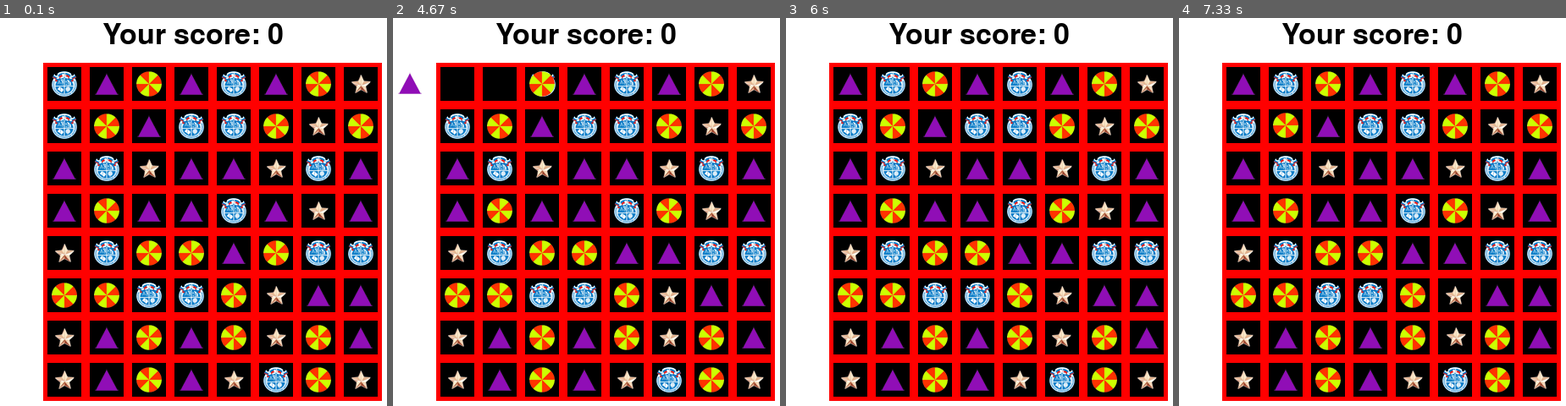
Above: before the commit, frames 1-4 (left to right).
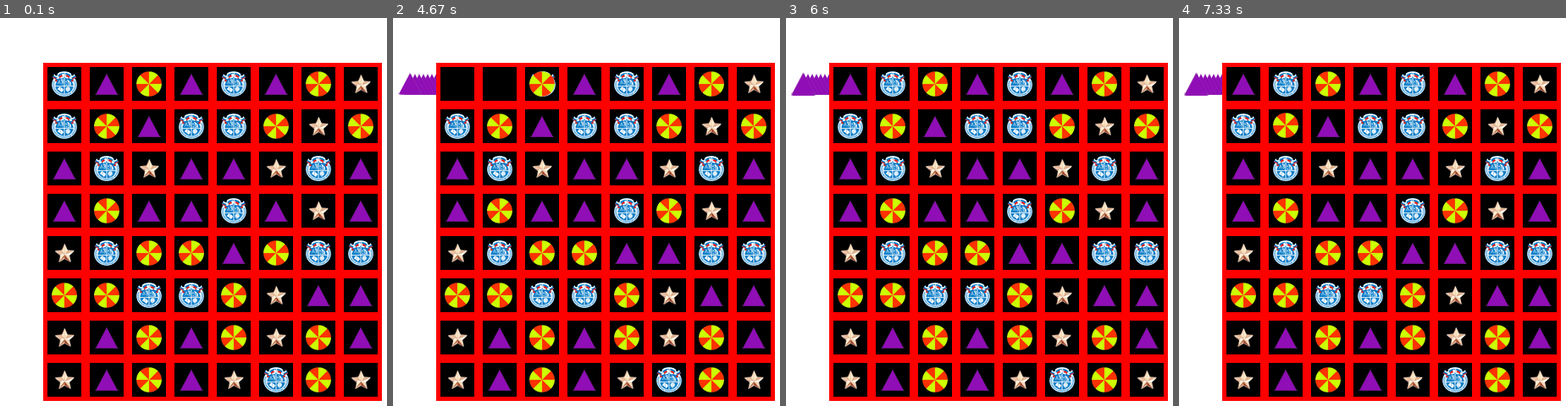
Above: after the commit, the same moments.

Repository: kbogomolov95/ProjectPyGame
Game: pygame game, started from ui.py
Two runs of this game, one before a commit and one after it. Both use one fixed random seed, a clock stepped at 60 frames per second and the inputs below.
Inputs (mouse positions are in pixels of both pictures, inside the frame that each line leads up to):
- Up to frame 1 (0.1 s): no input
- Up to frame 2 (4.67 s): click (648, 188) at 0.38 s; click (439, 115) at 0.72 s; click (656, 243) at 1.55 s; press the mouse at (656, 243) at 1.87 s; move the mouse to (598, 134) at 1.97 s; release the mouse at (540, 25) at 2.1 s; right-click (435, 122) at 2.72 s; click (451, 91) at 3.05 s; click (501, 99) at 3.88 s; click (501, 95) at 4.22 s
- Up to frame 3 (6 s): click (1080, 332) at 5.05 s
- Up to frame 4 (7.33 s): right-click (1186, 99) at 6.38 s; click (1268, 138) at 6.72 s

The runs differ from the first frame. In frame 1, 1.0% of the frame differs, in the area x 26-74%, y 1-7%; in frame 2, 1.3%; in frame 3, 1.5%, in the area x 1-74%, y 1-21%; in frame 4, 1.5%.

Commit message:
респавн рандомных элементов на пустых клетках

Diff:
--- a/ui.py
+++ b/ui.py
@@ -87,29 +87,6 @@
     def get_coords(self, coords):
         return int((coords[0] - X0) / 50), int((coords[1] - Y0) / 50)
 
-class Score():
-    def __init__(self, x0, y0):
-        self.score = 0
-        self.font = pygame.font.Font(None, 50)
-        self.text = self.font.render("Your score: {}".format(self.score), 1, (0, 0, 0))
-        self.text_x = x0
-        self.text_y = y0
-        self.text_w = self.text.get_width()
-        self.text_h = self.text.get_height()
-
-    def draw(self, screen):
-        screen.blit(self.text, (self.text_x, self.text_y))
-        #pygame.draw.rect(screen, (0, 0, 0), (self.text_x - 10, self.text_y - 10,
-        #                                       self.text_w + 20, self.text_h + 20), 1)
-
-    def tick(self, delta):
-        self.score += delta
-        self.text = self.font.render("Your score: {}".format(self.score), 1, (0, 0, 0))
-
-    def set_score(self, score):
-        self.score = score
-        self.text = self.font.render("Your score: {}".format(self.score), 1, (0, 0, 0))
-
 
 def get_obj_coords(x, y):
     x = X0 + x * CELL_SIZE
@@ -163,6 +140,7 @@
             return True
     return False
 
+
 pygame.init()
 size = width, height = 800, 600
 screen = pygame.display.set_mode(size)
@@ -182,7 +160,7 @@
 
 # Making board
 board = Board(matrix)
-score_board = Score(220, 100)
+
 generate_map(matrix)
 
 pos1, pos2 = None, None
@@ -235,18 +213,12 @@
 
     params['move'] = mov2
     all_sprites.update(params, pos2)
-    screen.fill((255, 255, 255))
 
     screen.blit(board.render(), (X0, Y0))
-
-    score_board.set_score(logic.score)
-    score_board.draw(screen)
-
     all_sprites.draw(screen)
 
     clock.tick(fps)
     pygame.display.flip()
-
     if timer == 1:
         timer -= 1
         update_map(get_i_j(pos1), get_i_j(pos2))
@@ -255,7 +227,6 @@
         pos1 = None
         pos2 = None
         params['selected'] = False
-
     elif timer == 6:
         mov1, mov2 = False, False
         params['selected'] = True
@@ -263,3 +234,6 @@
         update_map(waited=True)
         params['waiting'] = False
 pygame.quit()
+
+####TO DO: сначала после свайпа элементов, если будет последовательность,
+# нужно заменить эту область на нули (а потом сделать, чтобы обрабатывались как пустоты
